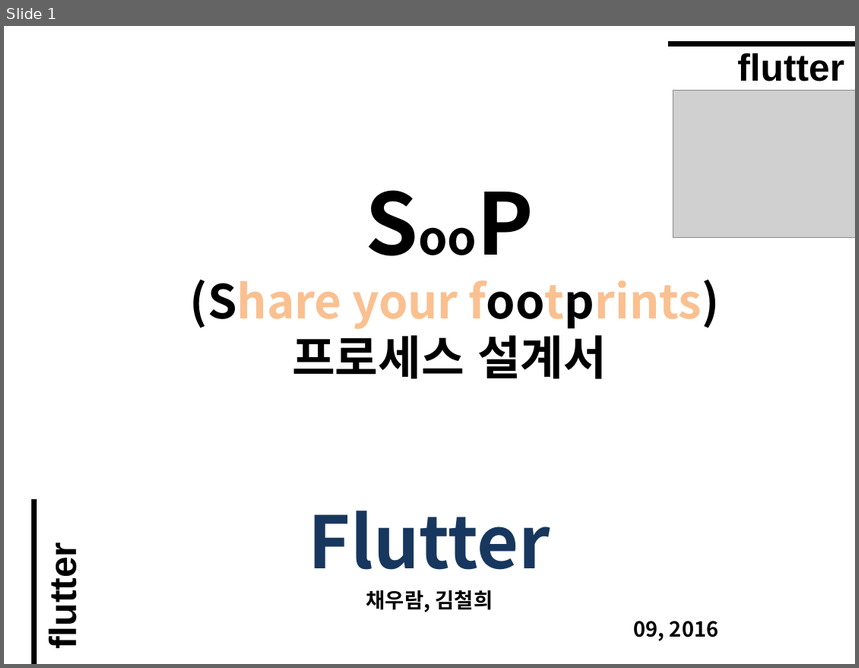
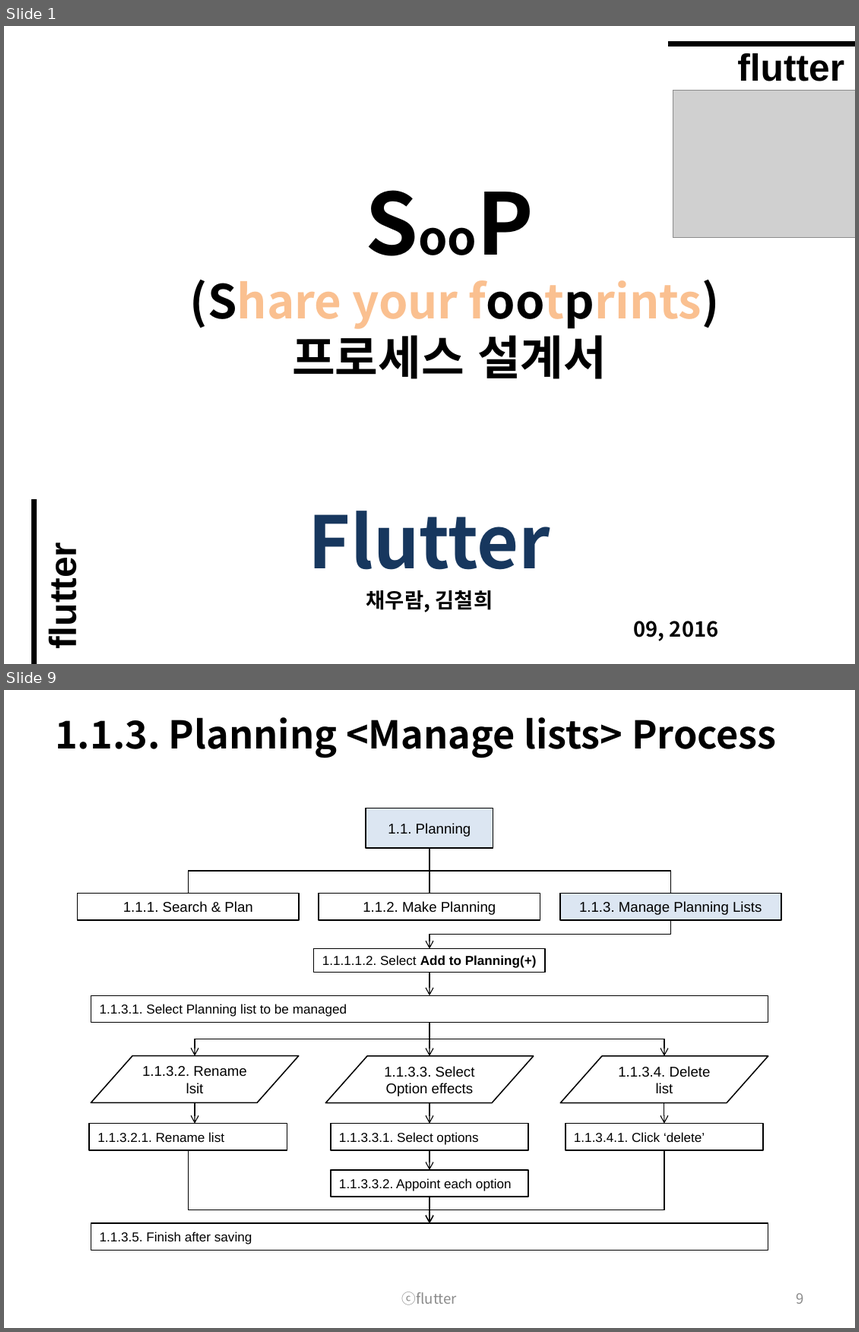
Before and after one commit to wooramc/soop_rep, a slide deck: flutter_process.pptx. Shown one above the other, each under a label of ours: slide 1 before the commit, slides 1 and 9 after it; the slides between them are not shown. The pictures are 859x668 and 859x1332 pixels, drawn with LibreOffice and Linux fonts; fonts in the diff are those of the drawing; grey boxes stand for pictures. Boxes give left, top, right and bottom in pixels: in the first picture for what was removed or moved away, otherwise in the second. Text is boxed around its words. In the diff, an @@ line names an element or a change of style, - is before the commit and + after.

```diff
--- a/flutter_process.pptx
+++ b/flutter_process.pptx
@@ slide 9 added at box(4, 690, 855, 1328), background #FFFFFF @@
@@ title added at box(55, 717, 777, 758), 32.4 pt, text #000000, bold @@
+1.1.3. Planning <Manage lists> Process
@@ rectangle added at box(366, 809, 493, 848), fill #DCE6F2, outline #000000 1 pt, 12 pt, text #000000 @@
+1.1. Planning
@@ elbow line added from (430, 848) to (189, 894), #000000 0.75 pt @@
@@ elbow line added from (430, 848) to (430, 894), #000000 0.75 pt @@
@@ elbow line added from (430, 848) to (671, 894), #000000 0.75 pt @@
@@ rectangle added at box(77, 894, 299, 920), outline #000000 1 pt, 12 pt, text #000000 @@
+1.1.1. Search & Plan
@@ rectangle added at box(319, 894, 541, 920), outline #000000 1 pt, 12 pt, text #000000 @@
+1.1.2. Make Planning
@@ rectangle added at box(560, 894, 781, 920), fill #DCE6F2, outline #000000 1 pt, 12 pt, text #000000 @@
+1.1.3. Manage Planning Lists
@@ elbow arrow added from (671, 921) to (430, 948), #000000 0.75 pt @@
@@ rectangle added at box(314, 948, 545, 973), outline #000000 1 pt, 11 pt, text #000000 @@
+1.1.1.1.2. Select Add to Planning(+)
@@ arrow added from (430, 973) to (430, 996), #000000 0.75 pt @@
@@ rectangle added at box(91, 996, 769, 1022), outline #000000 1 pt, 11 pt, text #000000 @@
+1.1.3.1. Select Planning list to be managed
@@ elbow arrow added from (430, 1023) to (195, 1056), #000000 0.75 pt @@
@@ elbow arrow added from (430, 1023) to (664, 1056), #000000 0.75 pt @@
@@ arrow added from (430, 1023) to (430, 1056), #000000 0.75 pt @@
@@ flow chart input output added at box(91, 1056, 299, 1103), outline #000000 1 pt, 12 pt, text #000000 @@
+1.1.3.2. Rename lsit
@@ flow chart input output added at box(325, 1056, 534, 1103), outline #000000 1 pt, 12 pt, text #000000 @@
+1.1.3.3. Select Option effects
@@ flow chart input output added at box(560, 1056, 769, 1103), outline #000000 1 pt, 12 pt, text #000000 @@
+1.1.3.4. Delete list
@@ arrow added from (195, 1103) to (195, 1124), #000000 0.75 pt @@
@@ arrow added from (430, 1103) to (430, 1124), #000000 0.75 pt @@
@@ arrow added from (664, 1103) to (664, 1124), #000000 0.75 pt @@
@@ rectangle added at box(89, 1124, 287, 1151), outline #000000 1 pt, 11 pt, text #000000 @@
+1.1.3.2.1. Rename list
@@ rectangle added at box(331, 1124, 529, 1151), outline #000000 1 pt, 11 pt, text #000000 @@
+1.1.3.3.1. Select options
@@ rectangle added at box(566, 1124, 764, 1151), outline #000000 1 pt, 11 pt, text #000000 @@
+1.1.3.4.1. Click ‘delete’
@@ elbow arrow added from (189, 1151) to (430, 1224), #000000 0.75 pt @@
@@ arrow added from (430, 1151) to (430, 1170), #000000 0.75 pt @@
@@ elbow arrow added from (664, 1151) to (430, 1224), #000000 0.75 pt @@
@@ rectangle added at box(331, 1170, 529, 1196), outline #000000 1 pt, 11 pt, text #000000 @@
+1.1.3.3.2. Appoint each option
@@ arrow added from (430, 1198) to (430, 1224), #000000 0.75 pt @@
@@ rectangle added at box(91, 1224, 769, 1250), outline #000000 1 pt, 11 pt, text #000000 @@
+1.1.3.5. Finish after saving
@@ text added at box(402, 1292, 457, 1306), 12 pt, text #8C8C8C @@
+ⓒflutter
@@ page number added at box(796, 1293, 804, 1304), 12 pt, text #8C8C8C @@
+9
```
Also in this commit, not shown: 9 slides changed, 5 other slides added.
